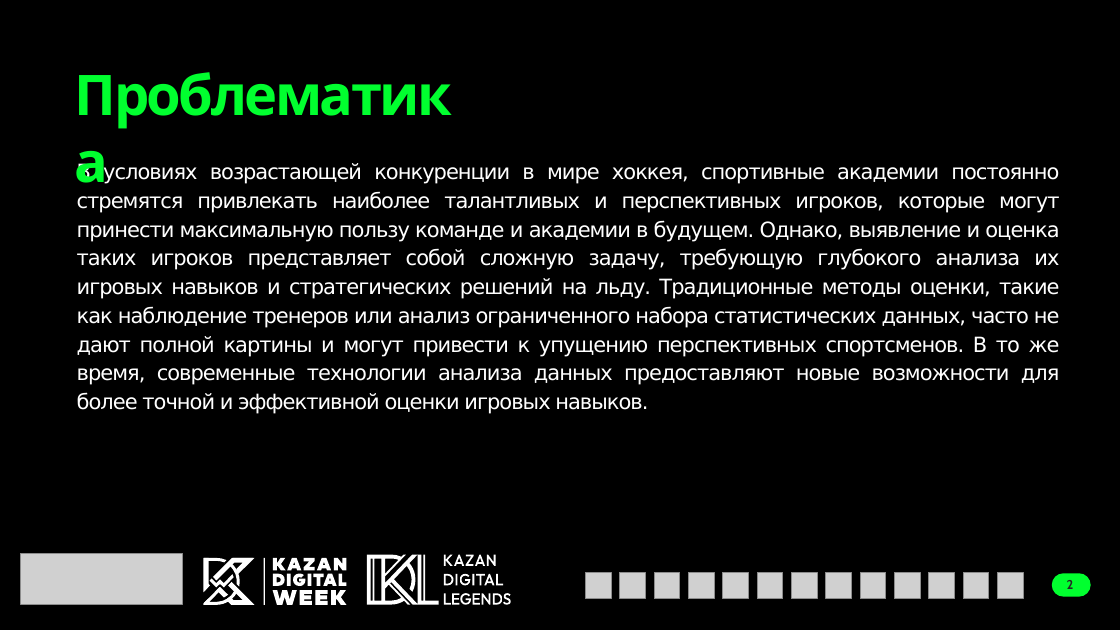
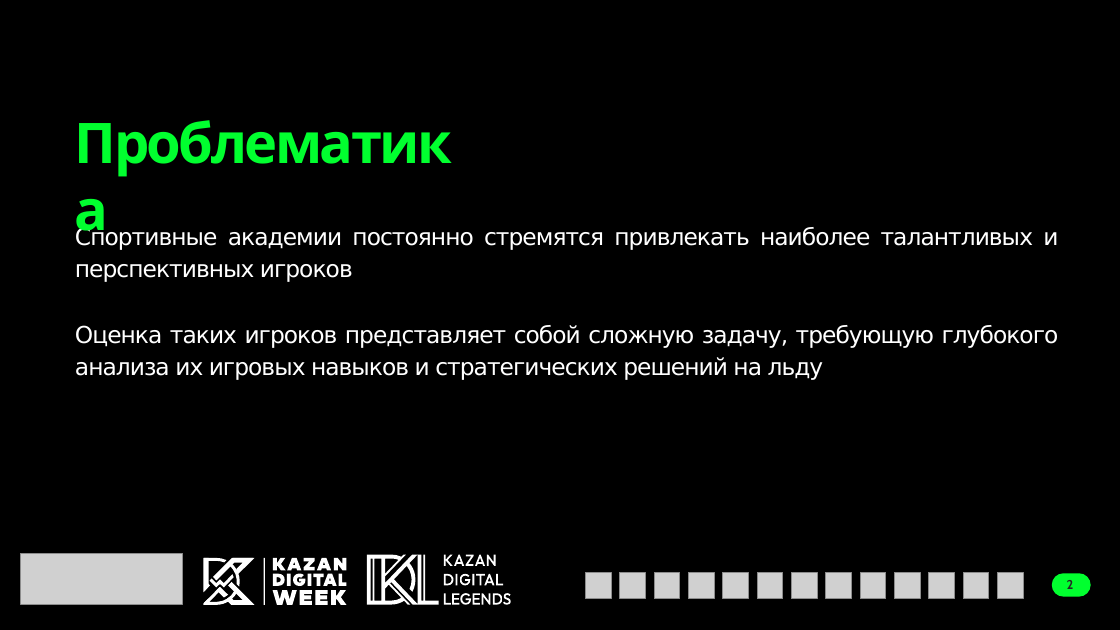
Before and after one commit to simeonkolchin/techstorm_hack_22_08_2024, a slide deck: slide 2 of bazuka_arms.pptx. Drawn at 1120x630 pixels with LibreOffice and Linux fonts; fonts in the diff are those of the drawing; grey boxes stand for pictures. Boxes give left, top, right and bottom in pixels: in the first picture for what was removed or moved away, otherwise in the second. Text is boxed around its words. In the diff, an @@ line names an element or a change of style, - is before the commit and + after.

```diff
--- a/bazuka_arms.pptx
+++ b/bazuka_arms.pptx
@@ title "Проблематика": place and size @@
-title "Проблематика" at (74, 58, 472, 128)
+title "Проблематика" at (74, 107, 472, 176)
@@ text at (75, 226, 1059, 380): text changed; size 18 to 20 pt @@
-В условиях возрастающей конкуренции в мире хоккея, спортивные академии постоянно стремятся привлекать наиболее талантливых и перспективных игроков, которые могут принести максимальную пользу команде и академии в будущем. Однако, выявление и оценка таких игроков представляет собой сложную задачу, требующую глубокого анализа их игровых навыков и стратегических решений на льду. Традиционные методы оценки, такие как наблюдение тренеров или анализ ограниченного набора статистических данных, часто не дают полной картины и могут привести к упущению перспективных спортсменов. В то же время, современные технологии анализа данных предоставляют новые возможности для более точной и эффективной оценки игровых навыков.
+Спортивные академии постоянно стремятся привлекать наиболее талантливых и перспективных игроков
+Оценка таких игроков представляет собой сложную задачу, требующую глубокого анализа их игровых навыков и стратегических решений на льду
```
Also in this commit, not shown: 2 other slides changed, 5 other files.
